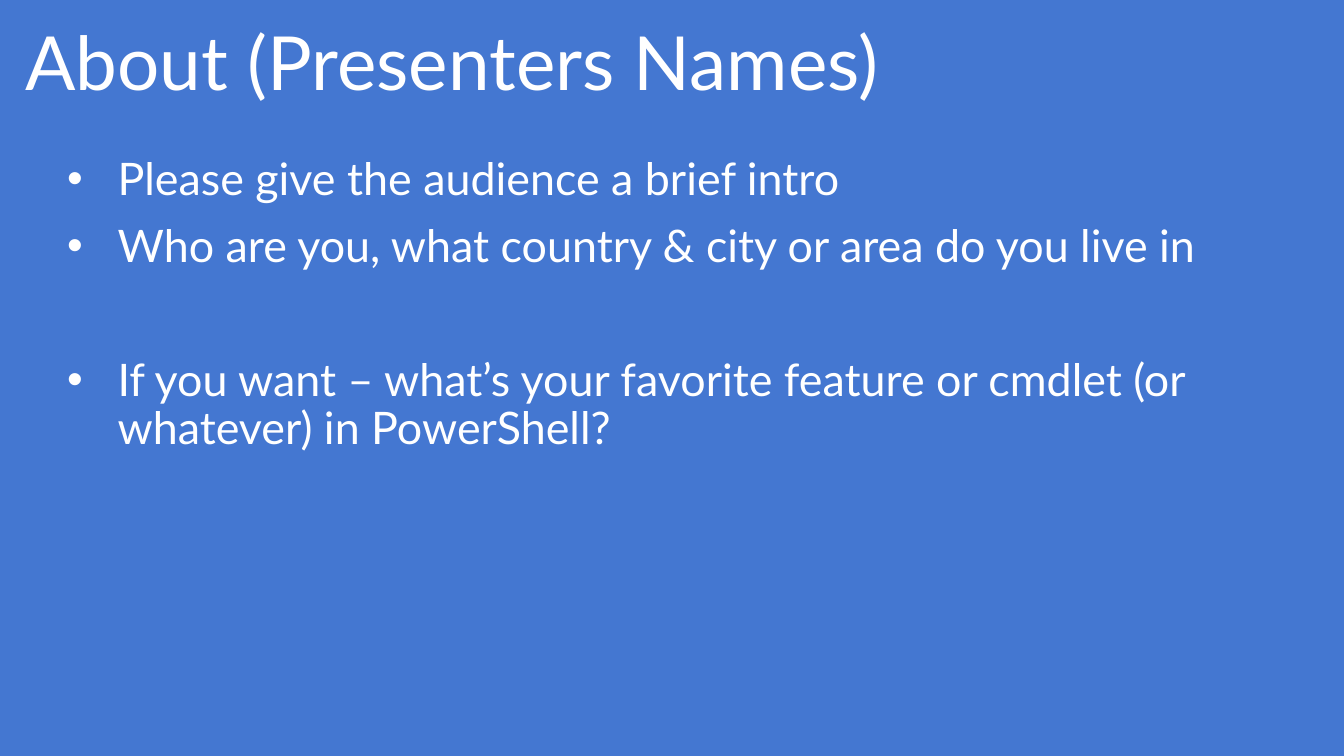
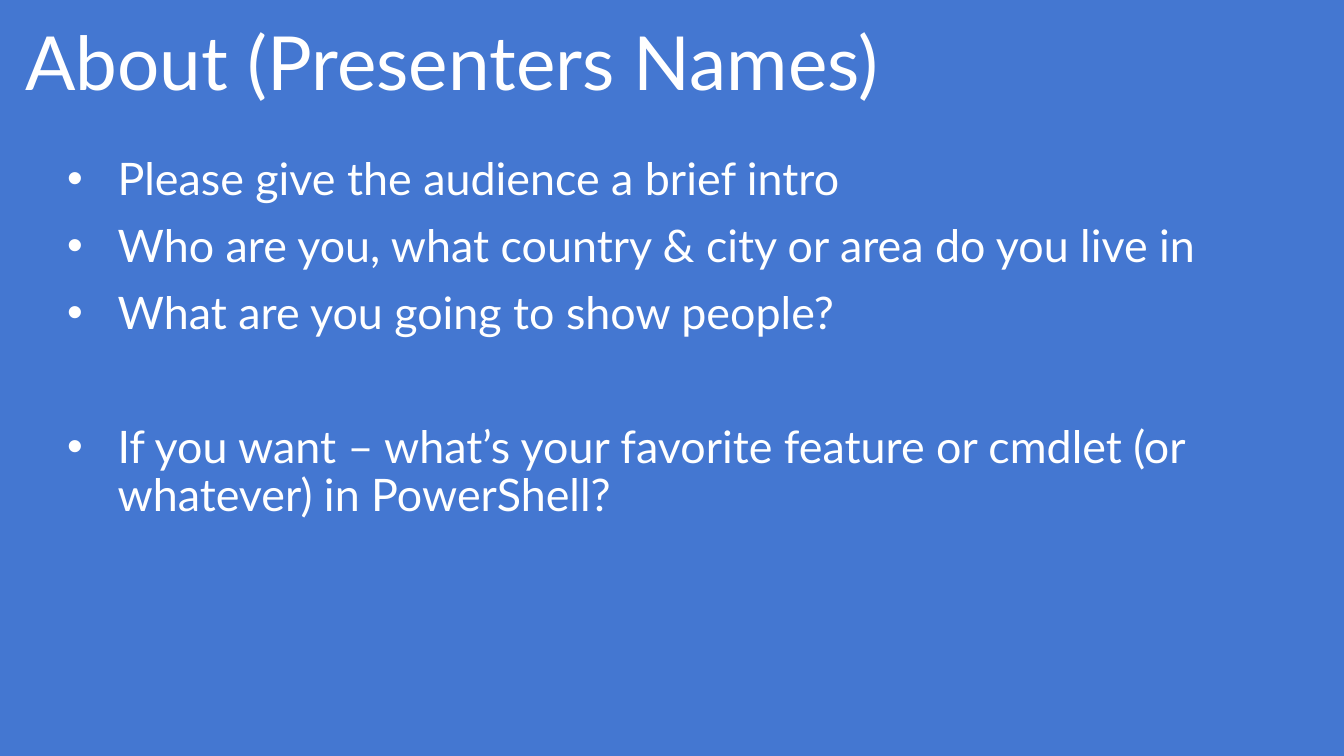
Before and after one commit to kilasuit/PowerShell10YearPlanning, a slide deck: slide 2 of PowerShell10YearPresentationTemplate.potx. Drawn at 1344x756 pixels with LibreOffice and Linux fonts; fonts in the diff are those of the drawing. Boxes give left, top, right and bottom in pixels: in the first picture for what was removed or moved away, otherwise in the second. Text is boxed around its words. In the diff, an @@ line names an element or a change of style, - is before the commit and + after.

Commit message:
Updating PowerPoint template

```diff
--- a/PowerShell10YearPresentationTemplate.potx
+++ b/PowerShell10YearPresentationTemplate.potx
@@ text at (x1=118, y1=296, x2=834, y2=337): paragraph added @@
+  • What are you going to show people?
```
